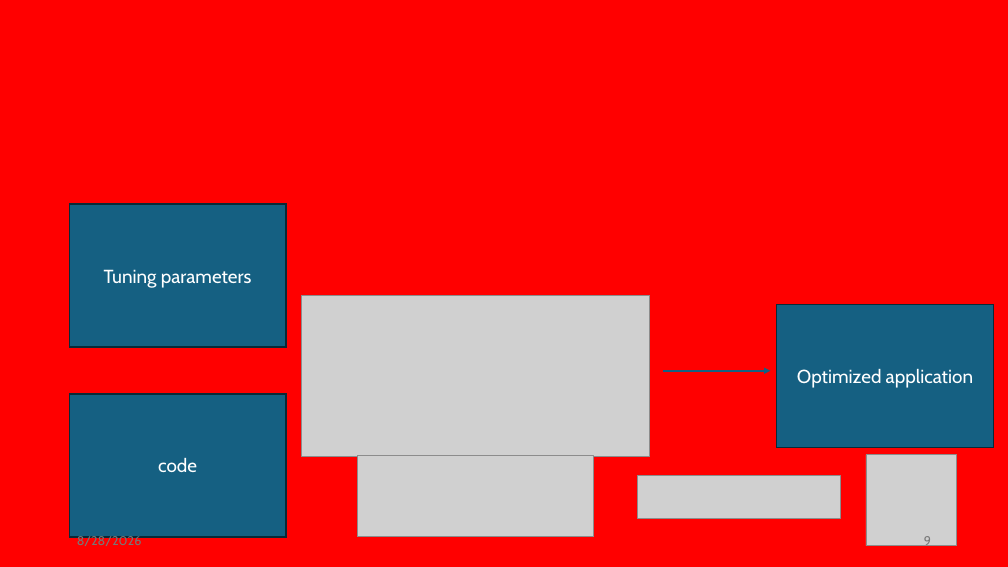
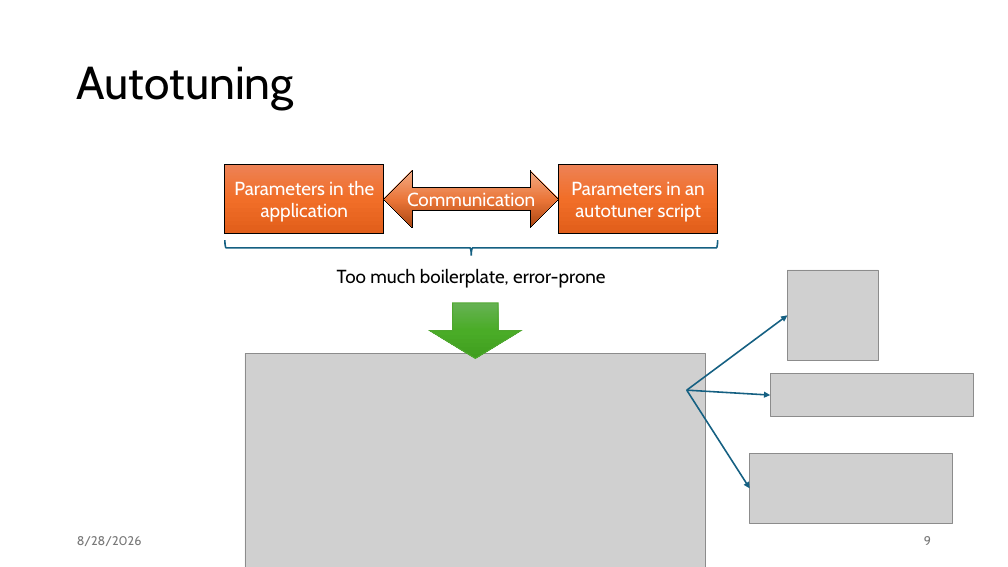
Before and after one commit to jiriklepl/phd-thesis, a slide deck: slide 9 of slides/Optimizing Memory Layouts and Traversal Orders in High-Performance Computing.pptx. Drawn at 1008x567 pixels with LibreOffice and Linux fonts; fonts in the diff are those of the drawing; grey boxes stand for pictures. Boxes give left, top, right and bottom in pixels: in the first picture for what was removed or moved away, otherwise in the second. Text is boxed around its words. In the diff, an @@ line names an element or a change of style, - is before the commit and + after.

```diff
--- a/slides/Optimizing Memory Layouts and Traversal Orders in High-Performance Computing.pptx
+++ b/slides/Optimizing Memory Layouts and Traversal Orders in High-Performance Computing.pptx
@@ background #FF0000 to #FFFFFF @@
@@ title added at <box>77,66,294,110</box>, 44 pt, text #000000 @@
+Autotuning
@@ rectangle added at <box>225,164,383,234</box>, fill gradient #ED8257 to #F26E29 to #E25F1A, outline #000000 1 pt, 18 pt, text #FFFFFF @@
+Parameters in the application
@@ left right arrow added at <box>384,170,559,228</box>, fill gradient #AB4712 to #EA7538 to #F2AA84, outline #000000 0.75 pt, 18 pt, text #FFFFFF @@
+Communication
@@ rectangle added at <box>559,164,718,234</box>, fill gradient #ED8257 to #F26E29 to #E25F1A, outline #000000 1 pt, 18 pt, text #FFFFFF @@
+Parameters in an autotuner script
@@ rectangle removed at <box>70,204,287,347</box> @@
-Tuning parameters
@@ right brace added at <box>225,240,718,256</box>, outline #156082 1.5 pt @@
@@ text added at <box>337,268,606,288</box>, 18 pt, text #000000 @@
+Too much boilerplate, error-prone
@@ picture: place and size @@
-picture at <box>866,455,957,546</box>
+picture at <box>787,270,878,361</box>
@@ down arrow added at <box>430,303,521,358</box>, fill gradient #66B354 to #4BAD28 to #409F1E, outline #4EA72E 1 pt @@
@@ arrow added from (687, 390) to (787, 315), #156082 1.5 pt @@
@@ rectangle removed at <box>777,305,994,448</box> @@
-Optimized application
@@ picture: place and size @@
-picture at <box>302,296,650,457</box>
+picture at <box>245,354,706,567</box>
@@ picture: place and size @@
-picture at <box>637,476,841,518</box>
+picture at <box>771,374,974,416</box>
@@ rectangle removed at <box>70,394,287,537</box> @@
-code
@@ arrow moved from (663, 371) - (771, 371) to (687, 390) - (771, 395) @@
@@ arrow added from (687, 390) to (750, 488), #156082 1.5 pt @@
@@ picture: place and size @@
-picture at <box>358,456,594,537</box>
+picture at <box>750,454,954,523</box>
```
Also in this commit, not shown: 11 other slides changed.
